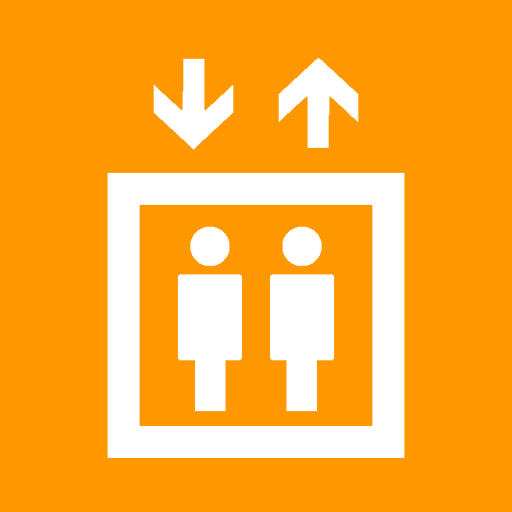
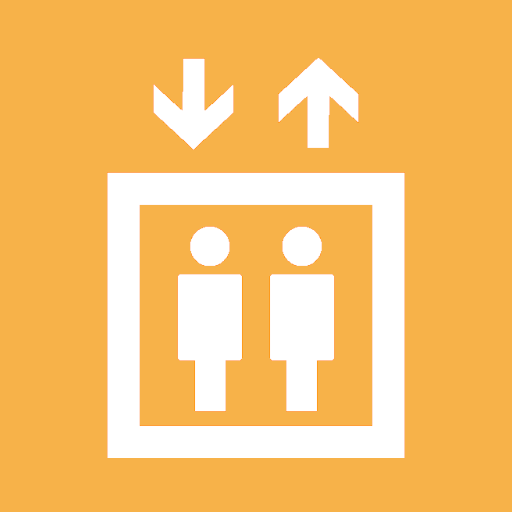
The second 512x512 image is a revision of the first. Changes to its layers:
painted on "icon.png" over [0, 0, 512, 512]
removed layer "レイヤー" over [0, 0, 512, 512]
